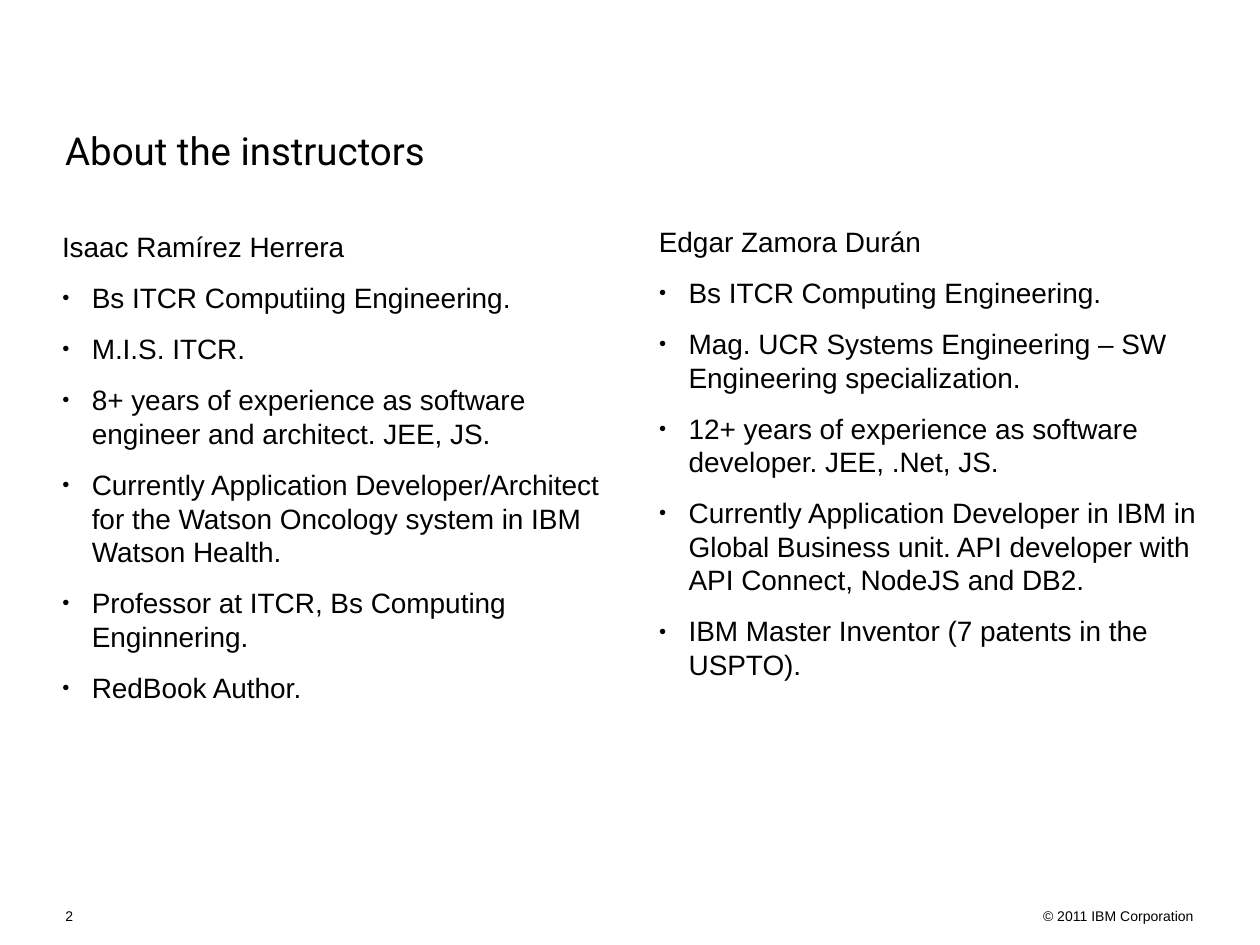
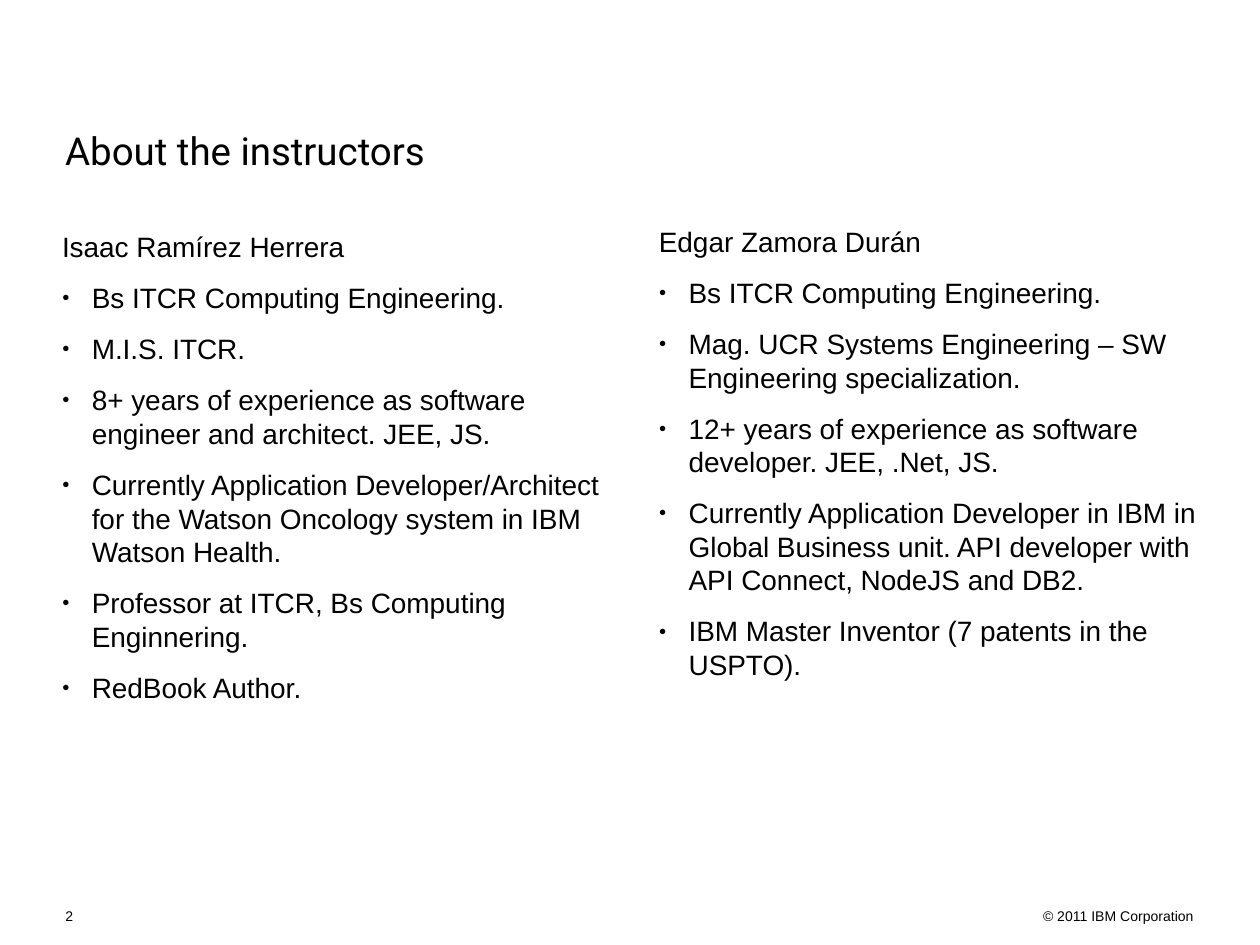
Before and after one commit to ezamorad/WatsonCloudAPIWorkshop, a slide deck: slide 2 of 00-Intro/01-Introduction.odp. Drawn at 1260x945 pixels with LibreOffice and Linux fonts; fonts in the diff are those of the drawing; background and template pictures are left out. Boxes give left, top, right and bottom in pixels: in the first picture for what was removed or moved away, otherwise in the second. Text is boxed around its words. In the diff, an @@ line names an element or a change of style, - is before the commit and + after.

```diff
--- a/00-Intro/01-Introduction.odp
+++ b/00-Intro/01-Introduction.odp
@@ text at (x1=92, y1=287, x2=505, y2=313): text changed @@
-● Bs ITCR Computiing Engineering.
+● Bs ITCR Computing Engineering.
```
Also in this commit, not shown: 18 other files.
